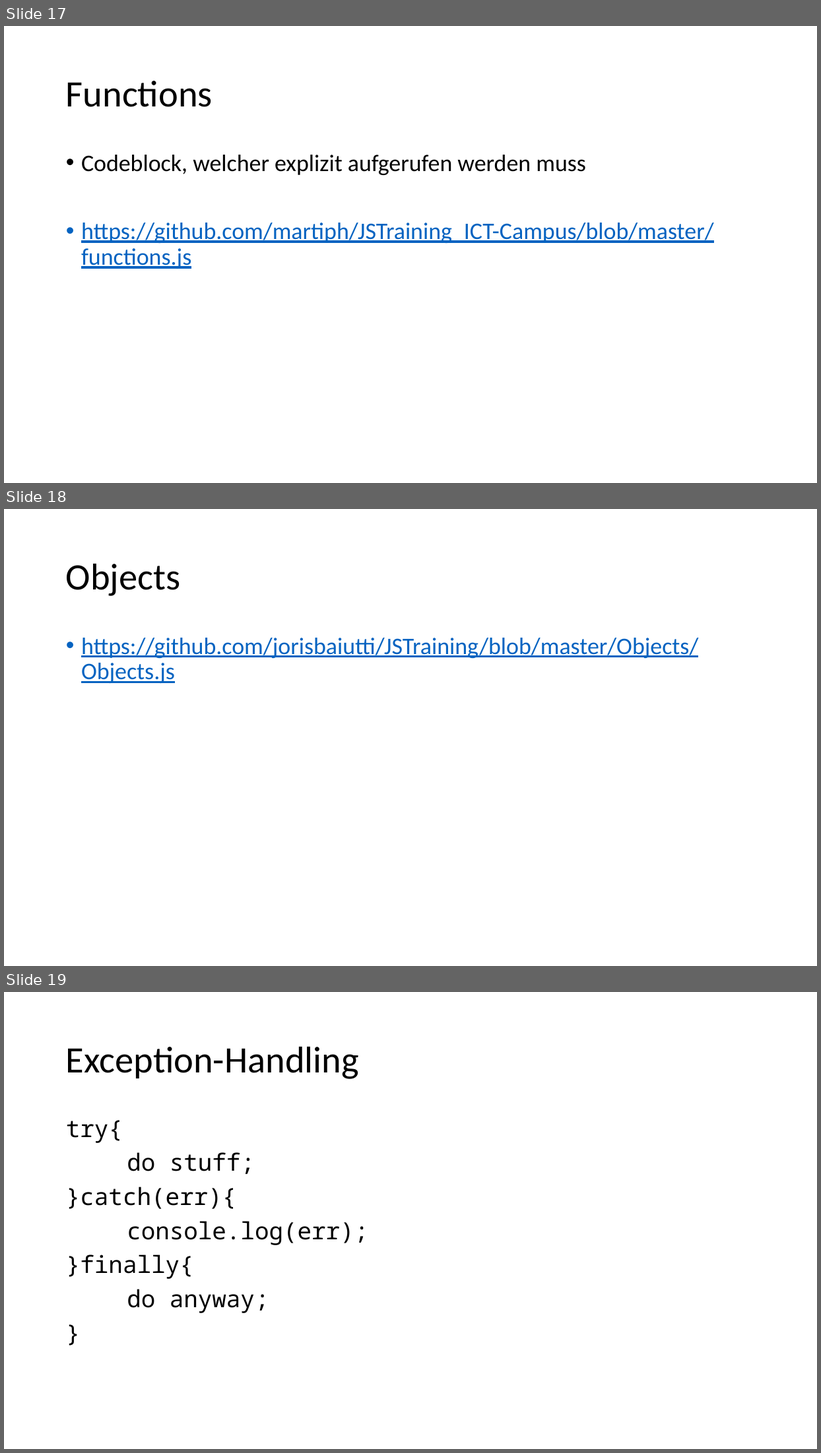
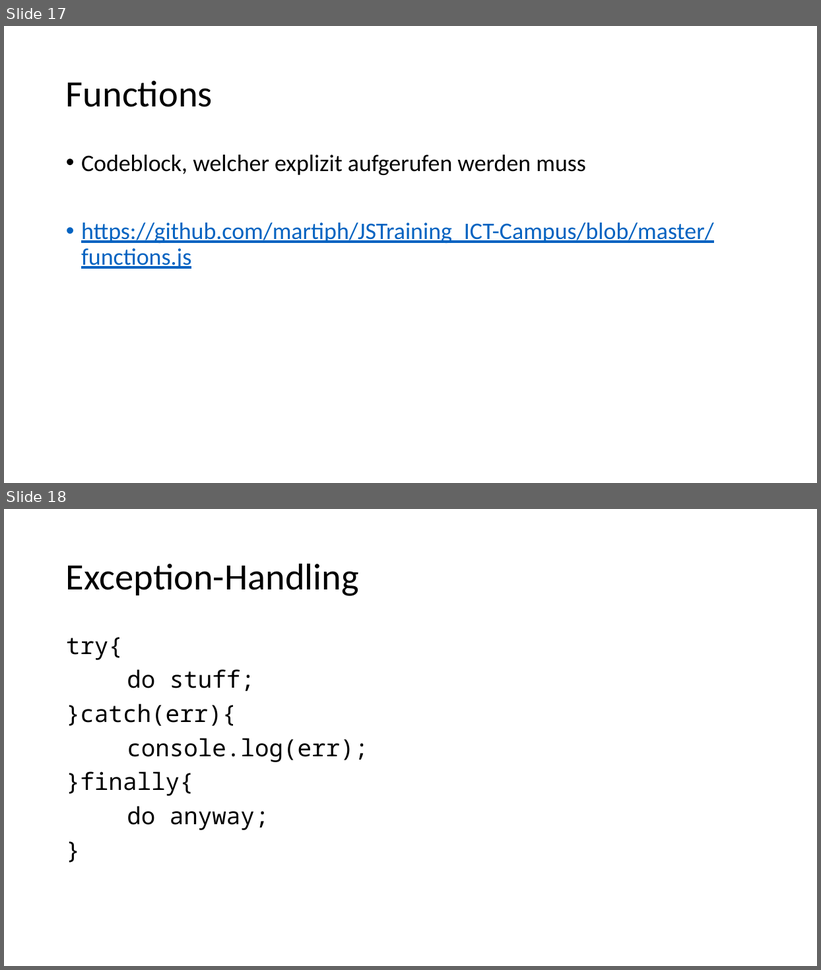
Before and after one commit to martiph/JSTraining_ICT-Campus, a slide deck: JSTraining.pptx. Shown one above the other, each under a label of ours: slides 17, 18 and 19 before the commit, slides 17 and 18 after it. The pictures are 821x1453 and 821x970 pixels, drawn with LibreOffice and Linux fonts; fonts in the diff are those of the drawing. Boxes give left, top, right and bottom in pixels: in the first picture for what was removed or moved away, otherwise in the second. Text is boxed around its words. In the diff, an @@ line names an element or a change of style, - is before the commit and + after.

```diff
--- a/JSTraining.pptx
+++ b/JSTraining.pptx
@@ slide 18 removed at box(4, 509, 817, 966), background #FFFFFF @@
@@ title removed at box(66, 563, 180, 596) @@
-Objects
@@ text removed at box(81, 638, 698, 683) @@
-• https://github.com/jorisbaiutti/JSTraining/blob/master/Objects/Objects.js
@@ what was slide 19 is now slide 18 @@
```
Also in this commit, not shown: 2 slides changed, 1 slide added, 1 other slide removed, 2 other files.
